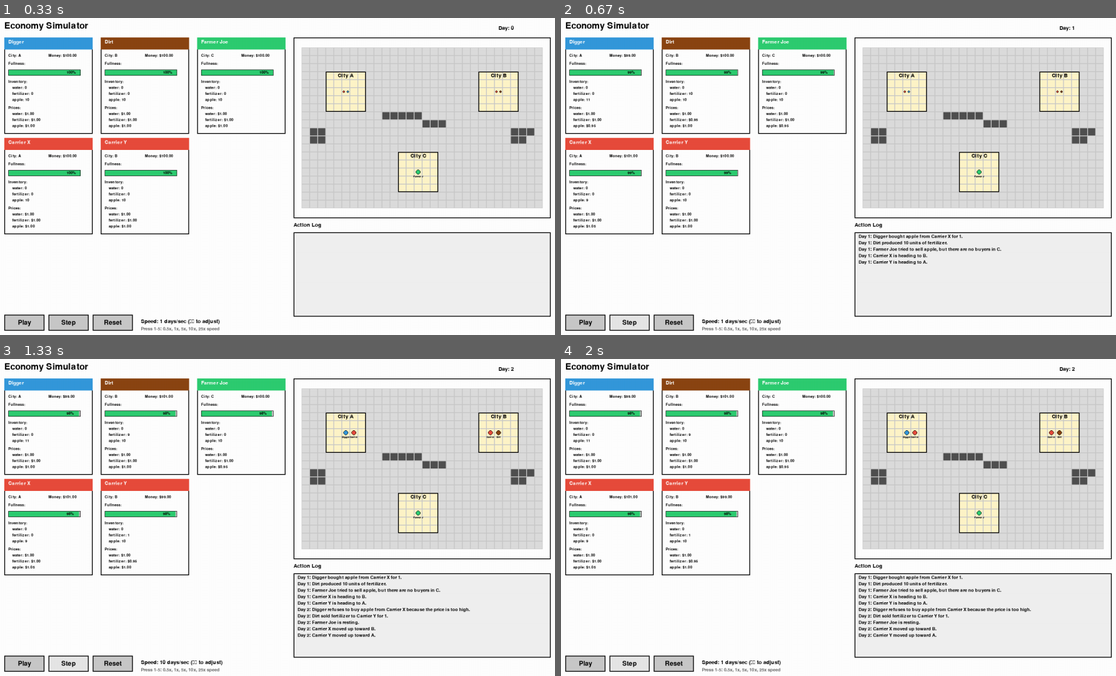
Above: before the commit, frames 1-4 (two rows, left to right).
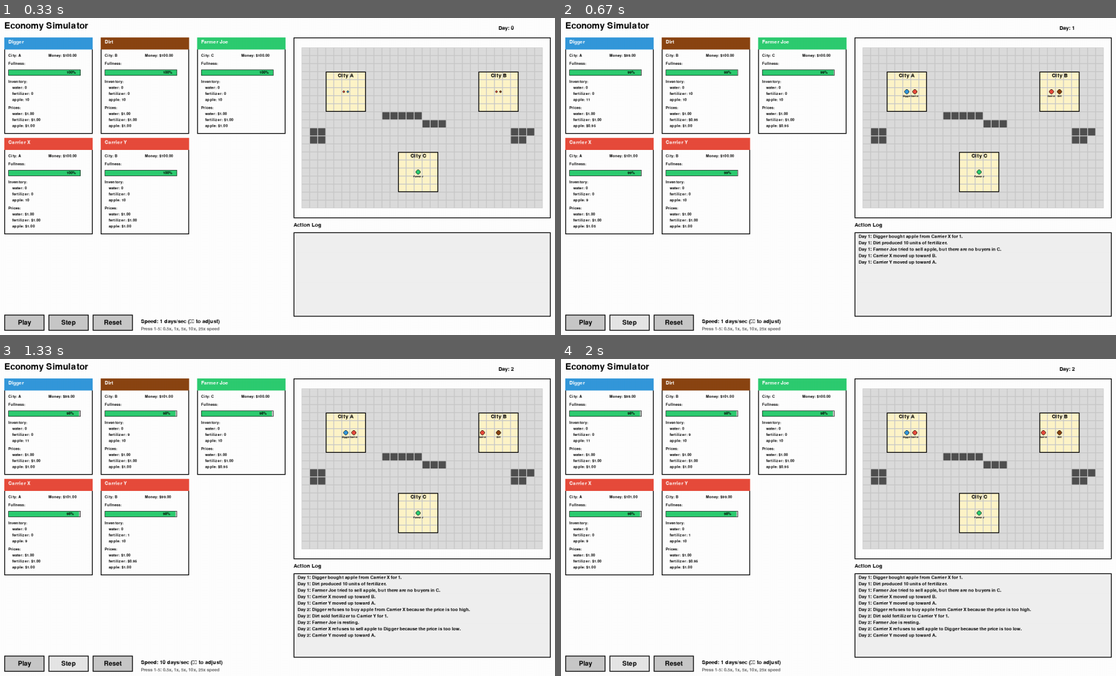
Above: after the commit, the same moments.

Repository: KentShikama/economy-simulator
Game: pygame game, started from economy-simulator-gui/pygame_gui.py
Same seed, same stepped clock (60 frames per second), same inputs: the game is played once before the commit and once after it.
Inputs:
- Up to frame 1 (0.33 s): no input
- Up to frame 2 (0.67 s): click "Step" at 0.38 s
- Up to frame 3 (1.33 s): click "Step" at 0.72 s; hold Up from 1 s (still down); tap 4 at 1.15 s
- Up to frame 4 (2 s): release Up at 1.47 s; hold Down 1.5-1.8 s; tap 1 at 1.65 s; hold Up from 1.83 s (still down); tap 3 at 1.98 s

Frame 1 is identical in both runs. In frame 2, 0.2% of the frame differs, in the area x 59-91%, y 22-78%; in frame 3, 0.3%, in the area x 5-90%, y 22-86%; in frame 4, 0.3%.

Commit message:
Remove path/path_index

Diff:
--- a/economy-simulator-gui/simulator.py
+++ b/economy-simulator-gui/simulator.py
@@ -408,15 +408,9 @@
 
 @dataclass
 class Peddler(Person):
-    path: List[Tuple[int, int]] = field(default_factory=list)
-    path_index: int = 0
     target_city: Optional[str] = None
 
     def act(self, other_people: List['Person'], grid: Grid):
-        # If we have a path to follow, move along it
-        if self.path and self.path_index < len(self.path):
-            return self.follow_path(grid)
-
         actions = ['move_to_A', 'move_to_B', 'move_to_C', 'buy_water', 'buy_fertilizer', 'buy_apple',
                    'sell_water', 'sell_fertilizer', 'sell_apple', 'consume_apple', 'do_nothing']
         weights = self.build_weights(actions, other_people, grid)
@@ -427,7 +421,7 @@
 
         if 'move_to_' in action:
             destination_city = action.split('_')[-1]
-            return self.set_destination(destination_city, grid)
+            return self.move_toward_target(grid, destination_city)
         elif 'buy' in action:
             item = action.split('_')[1]
             return self.buy(item, other_people)
@@ -493,62 +487,54 @@
 
         return weights
 
-    def set_destination(self, destination_city: str, grid: Grid):
-        """Set a destination city and compute the path to it"""
-        if destination_city == self.city:
-            return f"{self.name} is already in {destination_city}."
-
-        # Find path to the destination city
-        self.path = grid.find_path_to_city(self.grid_x, self.grid_y, destination_city)
-        self.path_index = 0
-        self.target_city = destination_city
-
-        if self.path:
-            return f"{self.name} is heading to {destination_city}."
-        else:
-            return f"{self.name} cannot find a path to {destination_city}."
-
-    def follow_path(self, grid: Grid):
-        """Follow the computed path to the destination"""
-        if not self.path or self.path_index >= len(self.path):
-            self.path = []
-            self.path_index = 0
-            self.target_city = None
-            return f"{self.name} has reached their destination."
-
-        # Get next position in path
-        next_x, next_y = self.path[self.path_index]
-
-        # Move to next position
+
+    def move_toward_target(self, grid: Grid, destination_city: str = None):
+        """Move one step toward the target city"""
+        # Set new target if provided
+        if destination_city:
+            # Check if already at destination
+            if destination_city == self.city:
+                return f"{self.name} is already in {destination_city}."
+            self.target_city = destination_city
+
+        if not self.target_city:
+            return f"{self.name} has no destination."
+
+        # Get path from current position to target
+        path = grid.find_path_to_city(self.grid_x, self.grid_y, self.target_city)
+
+        if not path:
+            # Already at destination or no path found
+            if self.city == self.target_city:
+                self.target_city = None
+                return f"{self.name} has arrived at {self.city}."
+            else:
+                return f"{self.name} cannot find a path to {self.target_city}."
+
+        # Move to next position (first step in path)
+        next_x, next_y = path[0]
         old_city = self.city
         self.grid_x = next_x
         self.grid_y = next_y
-        self.path_index += 1
         self.update_position(grid)
 
         # Check if we entered or left a city
         if old_city != self.city:
             if self.city:
-                # Clear path when we reach the destination city
+                # Clear target when we reach the destination city
                 if self.city == self.target_city:
-                    self.path = []
-                    self.path_index = 0
                     self.target_city = None
                 return f"{self.name} entered {self.city}."
             else:
                 return f"{self.name} left {old_city}."
         else:
             # Calculate direction for descriptive message
-            if self.path_index > 1:
-                prev_x, prev_y = self.path[self.path_index - 2]
-            else:
-                prev_x, prev_y = self.grid_x, self.grid_y
-
-            if next_x > prev_x:
+            old_x, old_y = self.grid_x - (next_x - self.grid_x), self.grid_y - (next_y - self.grid_y)
+            if next_x > old_x:
                 direction = "right"
-            elif next_x < prev_x:
+            elif next_x < old_x:
                 direction = "left"
-            elif next_y > prev_y:
+            elif next_y > old_y:
                 direction = "down"
             else:
                 direction = "up"
